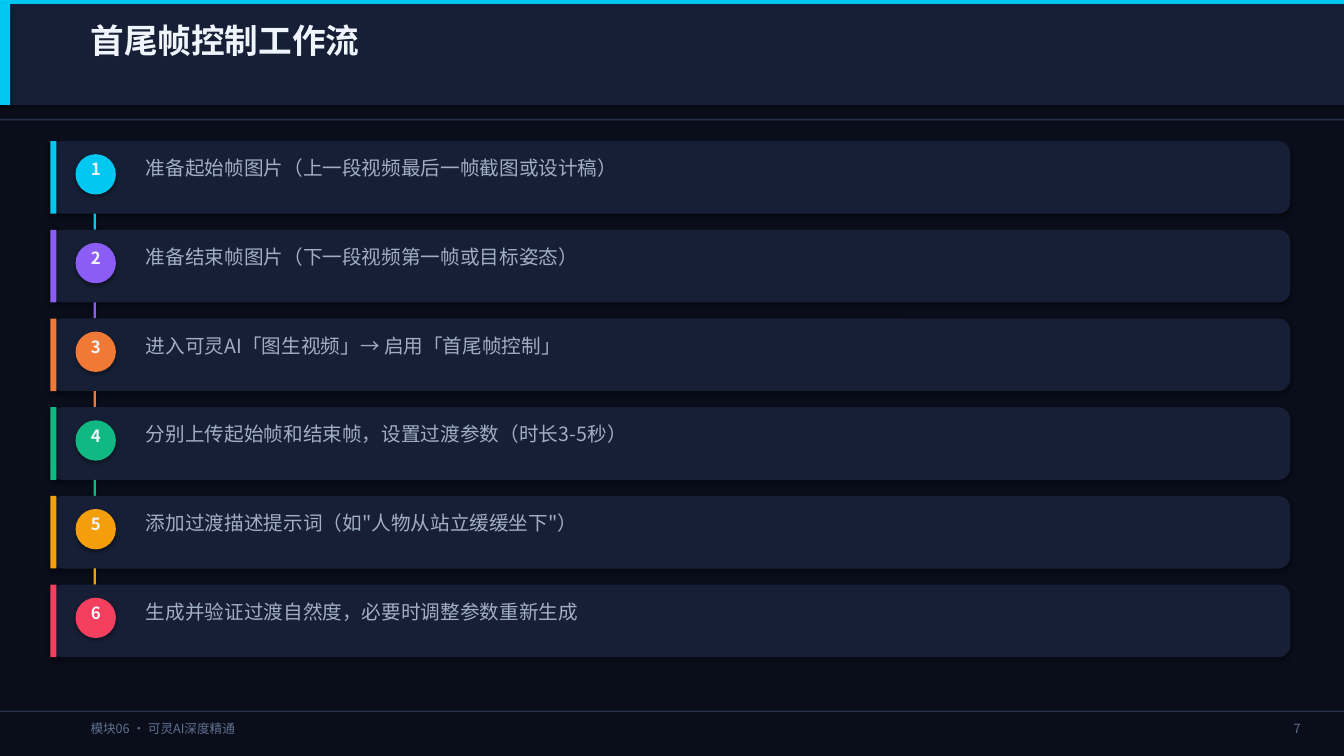
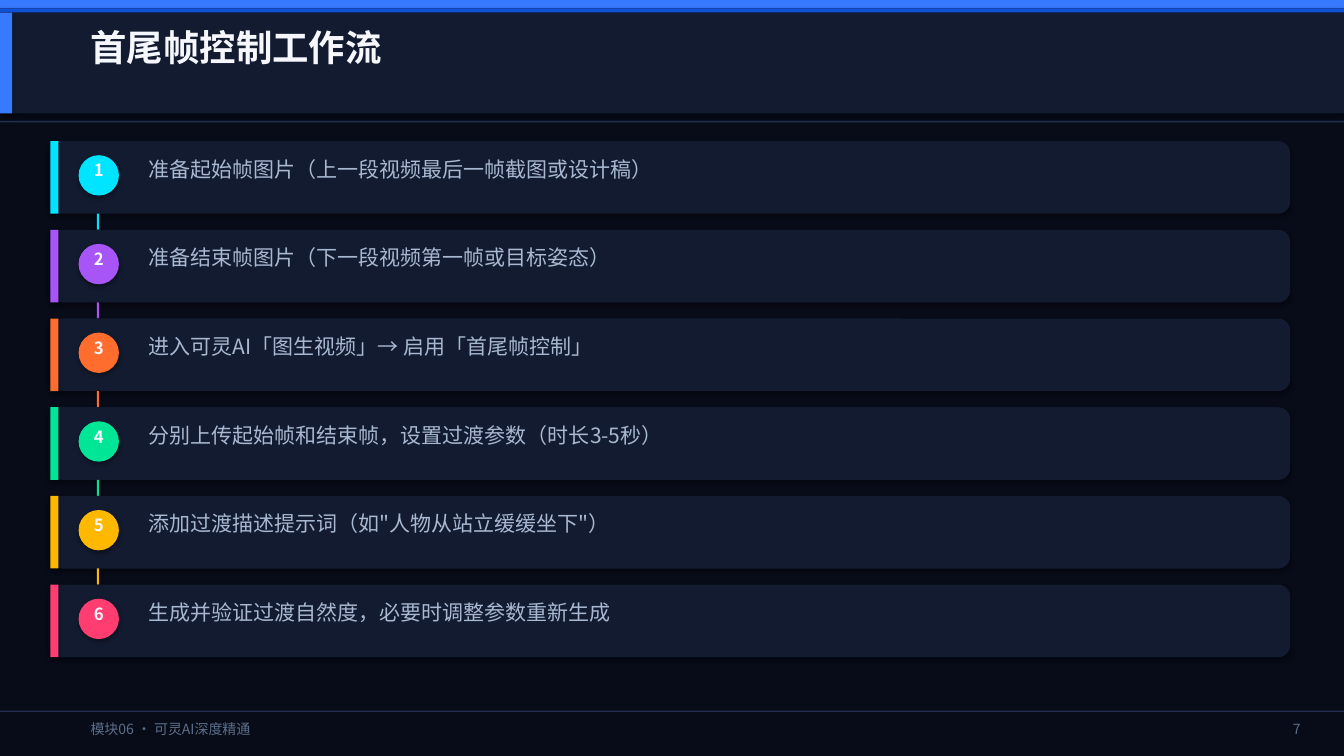
Before and after one commit to lichangjiang932-ship-it/ai-video-class, a slide deck: slide 8 of AI漫剧制作课程/PPT课件/模块06-可灵AI深度精通.pptx. Drawn at 1344x756 pixels with LibreOffice and Linux fonts; fonts in the diff are those of the drawing. Boxes give left, top, right and bottom in pixels: in the first picture for what was removed or moved away, otherwise in the second. Text is boxed around its words. In the diff, an @@ line names an element or a change of style, - is before the commit and + after.

```diff
--- a/AI漫剧制作课程/PPT课件/模块06-可灵AI深度精通.pptx
+++ b/AI漫剧制作课程/PPT课件/模块06-可灵AI深度精通.pptx
@@ background #0A0E1A to #080C18 @@
@@ rectangle resized from (x1=0, y1=0, x2=1344, y2=4) to (x1=0, y1=0, x2=1344, y2=8) @@
@@ rectangle at (x1=0, y1=0, x2=1344, y2=8): fill #00C8F0 to #387AFF @@
@@ rectangle at (x1=0, y1=12, x2=12, y2=113): fill #00C8F0 to #387AFF @@
@@ rectangle resized from (x1=0, y1=4, x2=1344, y2=105) to (x1=0, y1=8, x2=1344, y2=12) @@
@@ rectangle at (x1=0, y1=8, x2=1344, y2=12): fill #161F35 to #1052D7 @@
@@ rectangle moved from (x1=0, y1=4, x2=10, y2=105) to (x1=0, y1=12, x2=12, y2=113) @@
@@ rectangle added at (x1=0, y1=12, x2=1344, y2=113), fill #131B30 @@
@@ text "首尾帧控制工作流" at (x1=91, y1=30, x2=382, y2=65): size 24 to 26 pt, text colour #F0F4FC to #F5F7FC @@
@@ rectangle at (x1=0, y1=121, x2=1344, y2=122): fill #253350 to #223050 @@
@@ fill #00C8F0 to #00E5FF in 3 elements at (x1=97, y1=214, x2=99, y2=230), (x1=79, y1=155, x2=119, y2=196), (x1=50, y1=141, x2=58, y2=214) @@
@@ fill #8B5CF6 to #A855F7 in 3 elements at (x1=97, y1=302, x2=99, y2=319), (x1=79, y1=244, x2=119, y2=284), (x1=50, y1=230, x2=58, y2=302) @@
@@ fill #F07A35 to #FF6D2E in 3 elements at (x1=97, y1=391, x2=99, y2=407), (x1=79, y1=333, x2=119, y2=373), (x1=50, y1=319, x2=58, y2=391) @@
@@ fill #10B981 to #00E696 in 3 elements at (x1=97, y1=480, x2=99, y2=496), (x1=79, y1=421, x2=119, y2=462), (x1=50, y1=407, x2=58, y2=480) @@
@@ fill #F59E0B to #FFB800 in 3 elements at (x1=97, y1=569, x2=99, y2=585), (x1=79, y1=510, x2=119, y2=551), (x1=50, y1=496, x2=58, y2=569) @@
@@ fill #161F35 to #131B30 in 6 elements at (x1=50, y1=141, x2=1291, y2=214), (x1=50, y1=230, x2=1291, y2=302), (x1=50, y1=319, x2=1291, y2=391), (x1=50, y1=407, x2=1291, y2=480), (x1=50, y1=496, x2=1291, y2=569), (x1=50, y1=585, x2=1291, y2=657) @@
@@ rectangle at (x1=50, y1=585, x2=58, y2=657): fill #F43F5E to #FF3D71 @@
@@ text colour #F0F4FC to #F5F7FC in 6 elements at (x1=94, y1=252, x2=104, y2=265), (x1=94, y1=341, x2=104, y2=354), (x1=94, y1=430, x2=104, y2=443), (x1=94, y1=518, x2=104, y2=532), (x1=94, y1=163, x2=104, y2=176), (x1=94, y1=607, x2=104, y2=620) @@
@@ ellipse at (x1=79, y1=599, x2=119, y2=639): fill #F43F5E to #FF3D71 @@
@@ size 14 to 15 pt, text colour #A0AEC4 to #A8B8D0 in 6 elements at (x1=149, y1=159, x2=653, y2=179), (x1=149, y1=247, x2=611, y2=267), (x1=149, y1=336, x2=593, y2=356), (x1=149, y1=425, x2=663, y2=445), (x1=149, y1=513, x2=610, y2=533), (x1=149, y1=602, x2=611, y2=622) @@
@@ text "模块06 · 可灵AI深度精通" at (x1=91, y1=722, x2=250, y2=735): size 9 to 10 pt, text colour #607090 to #5C6E8A @@
```
Also in this commit, not shown: 11 other slides changed, 19 other files.
